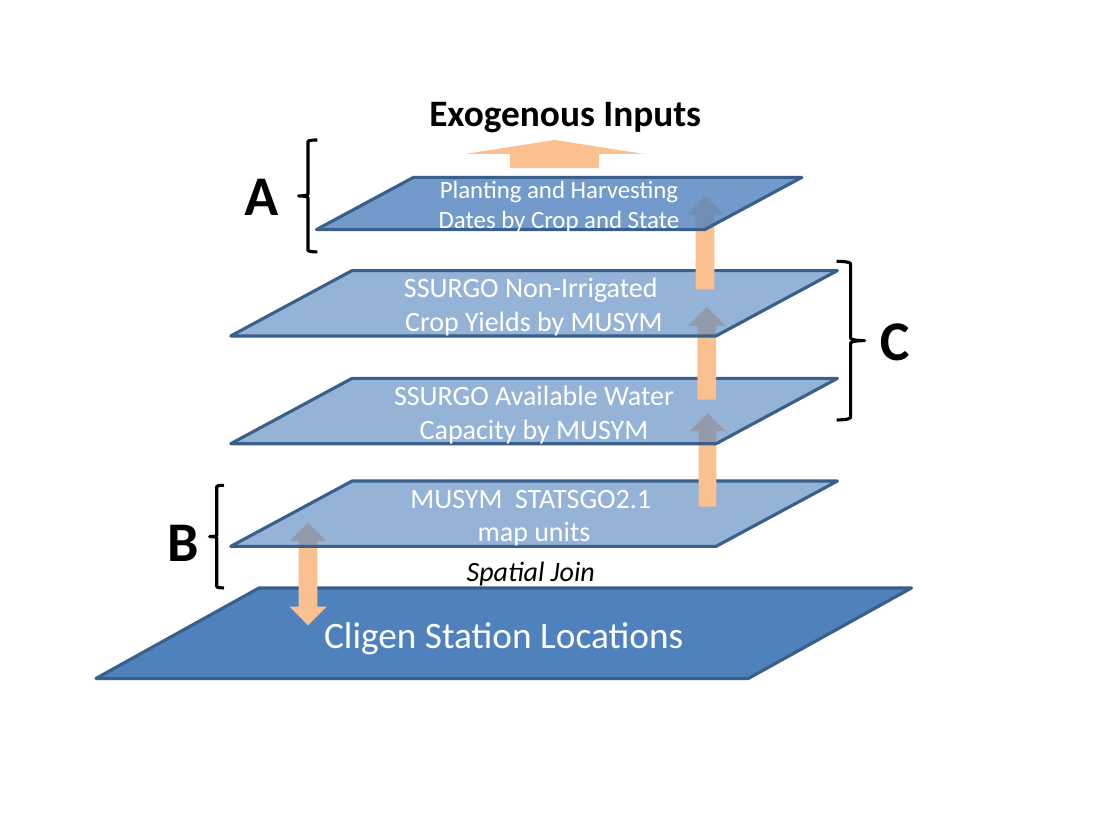
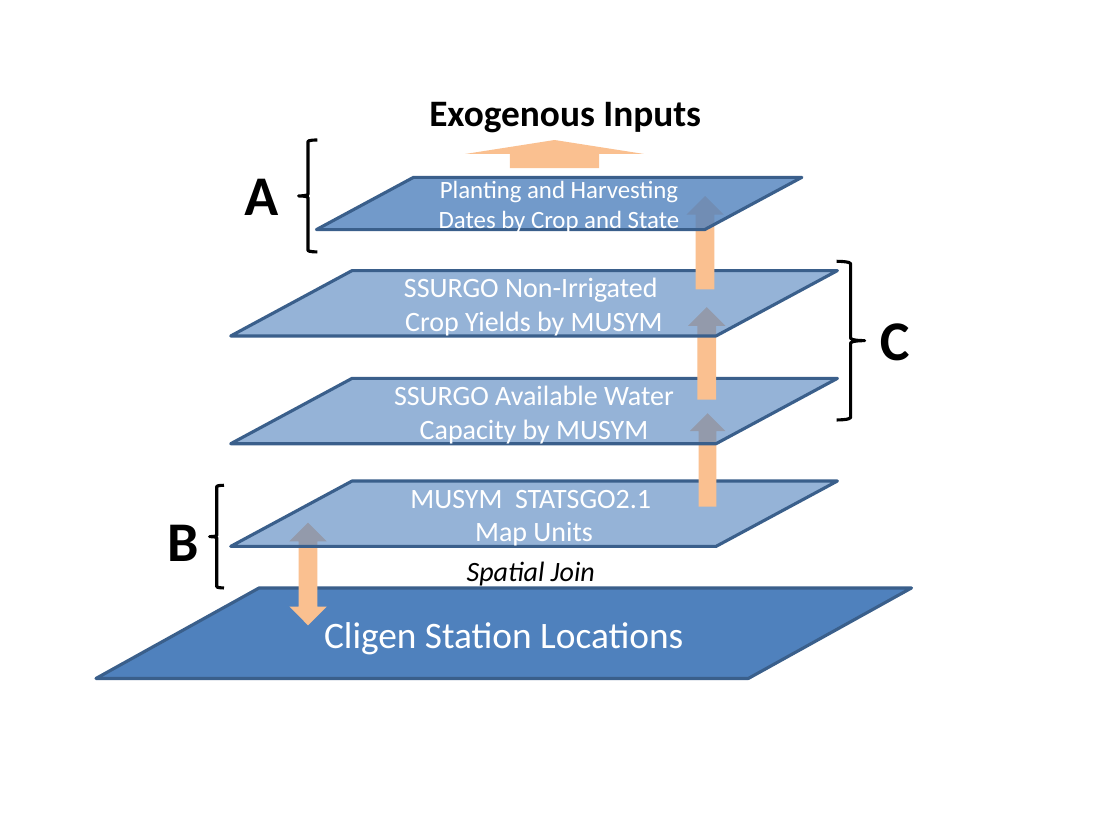
Before and after one commit to NREL/waterfootprint, a slide deck: slide 6 of Journal Paper/revision/Figures_Draft_dana.pptx. Drawn at 1120x840 pixels with LibreOffice and Linux fonts; fonts in the diff are those of the drawing. Boxes give left, top, right and bottom in pixels: in the first picture for what was removed or moved away, otherwise in the second. Text is boxed around its words. In the diff, an @@ line names an element or a change of style, - is before the commit and + after.

```diff
--- a/Journal Paper/revision/Figures_Draft_dana.pptx
+++ b/Journal Paper/revision/Figures_Draft_dana.pptx
@@ text in flow chart input output at (475, 522, 592, 548): text changed @@
-map units
+Map Units
```
Also in this commit, not shown: 1 other slide changed, 18 other files.
